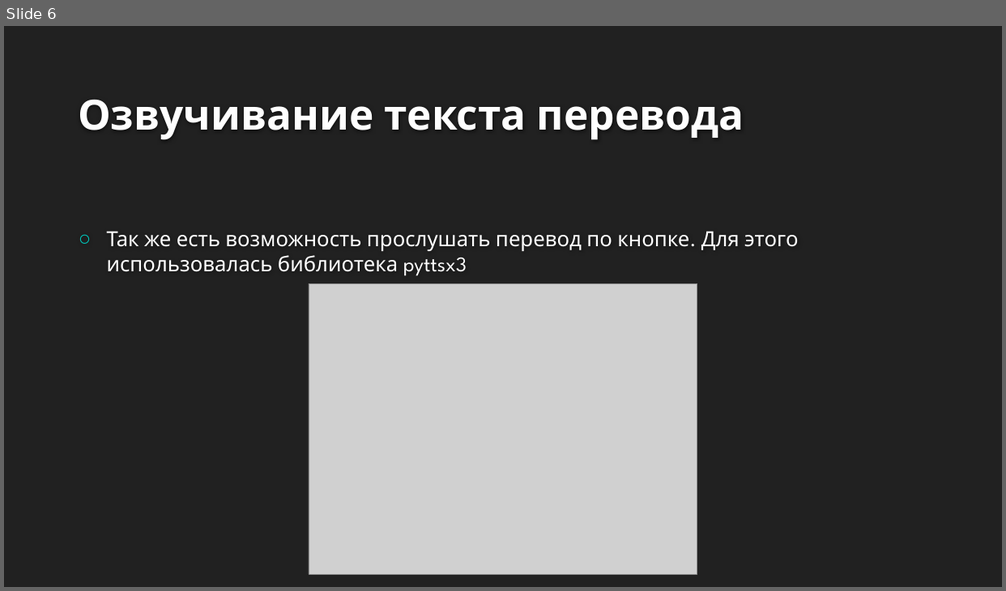
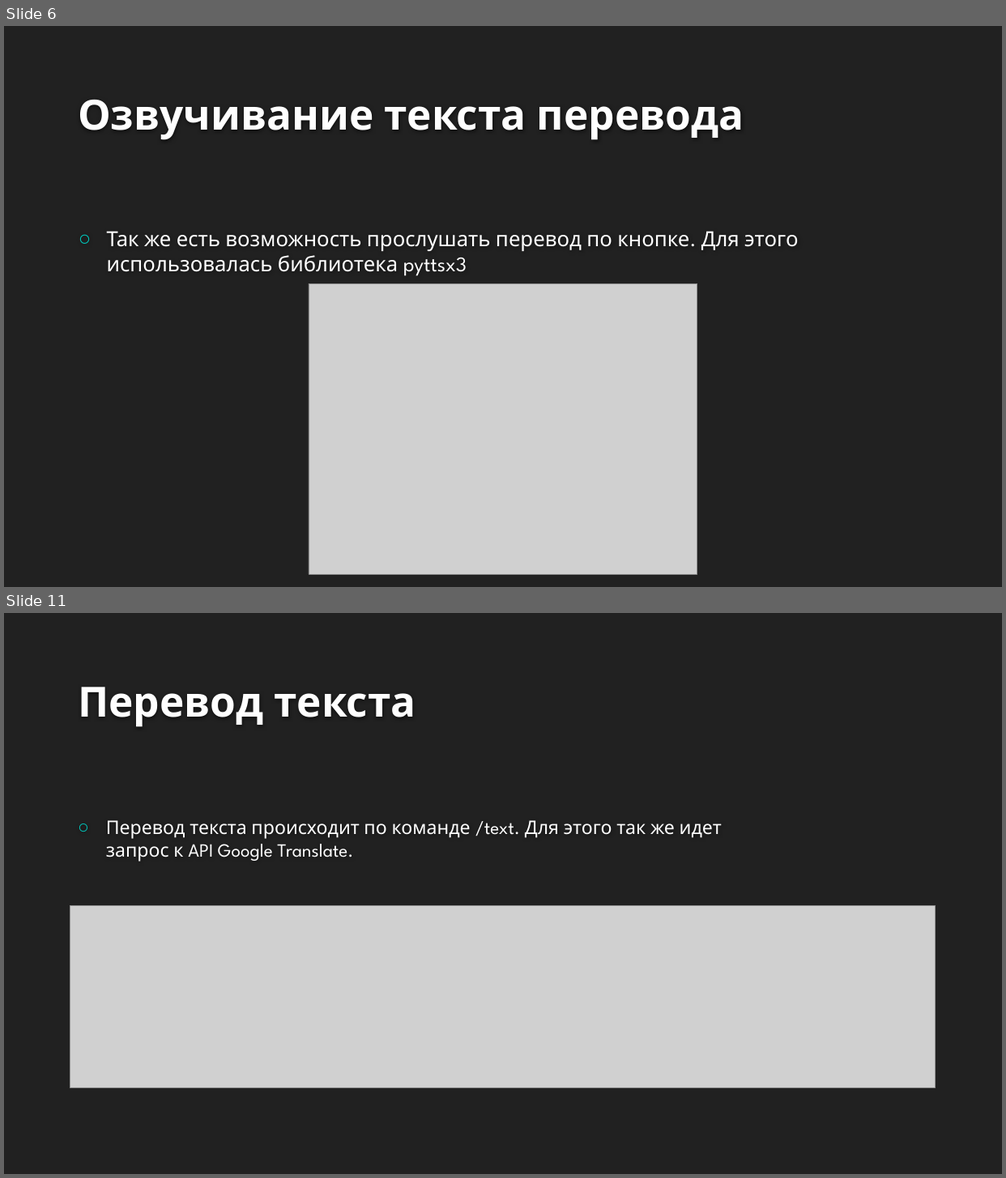
Before and after one commit to EmiAsk/TranslatorSirius, a slide deck: Презентация и записка/Презентация.pptx. Shown one above the other, each under a label of ours: slide 6 before the commit, slides 6 and 11 after it; the slides between them are not shown. The pictures are 1006x591 and 1006x1178 pixels, drawn with LibreOffice and Linux fonts; fonts in the diff are those of the drawing; grey boxes stand for pictures; background and template pictures are left out. Boxes give left, top, right and bottom in pixels: in the first picture for what was removed or moved away, otherwise in the second. Text is boxed around its words. In the diff, an @@ line names an element or a change of style, - is before the commit and + after.

```diff
--- a/Презентация и записка/Презентация.pptx
+++ b/Презентация и записка/Презентация.pptx
@@ slide 11 added at <box>4,613,1002,1174</box>, background #212121 @@
@@ title added at <box>78,687,416,727</box>, 40 pt, text #FEFEFE, bold @@
+Перевод текста
@@ text added at <box>106,820,722,861</box>, 18 pt, text #FFFFFF @@
+○ Перевод текста происходит по команде /text. Для этого так же идет запрос к API Google Translate.
@@ picture added at <box>70,905,936,1088</box> @@
```
Also in this commit, not shown: 3 slides changed, 5 other slides added, 2 other files.
